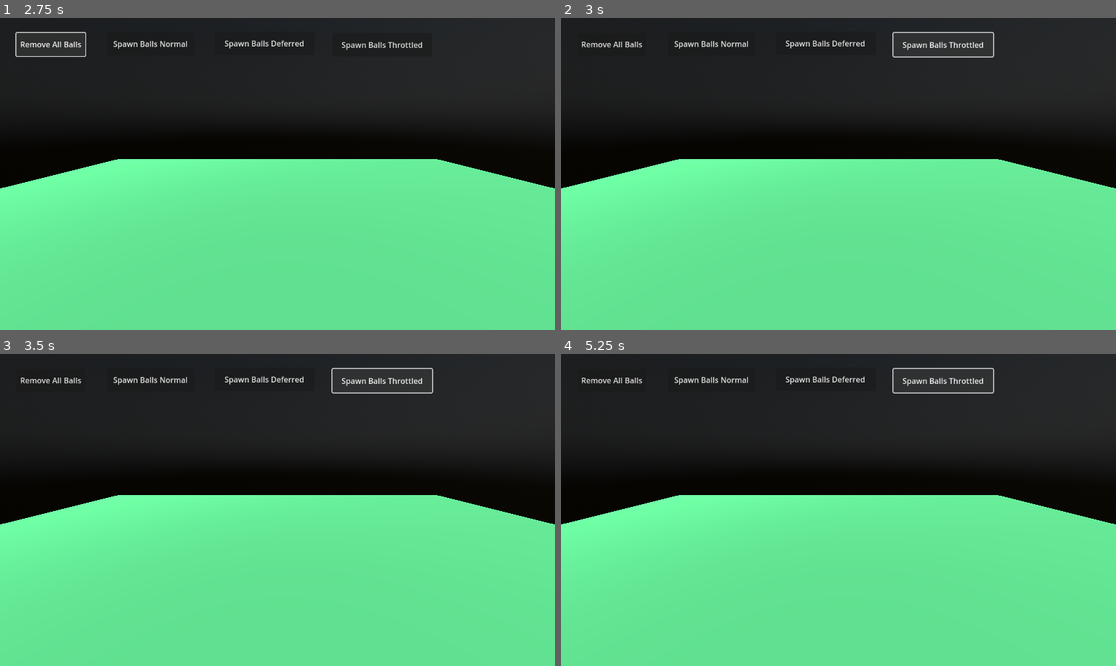
Above: before the commit, frames 1-4 (two rows, left to right).
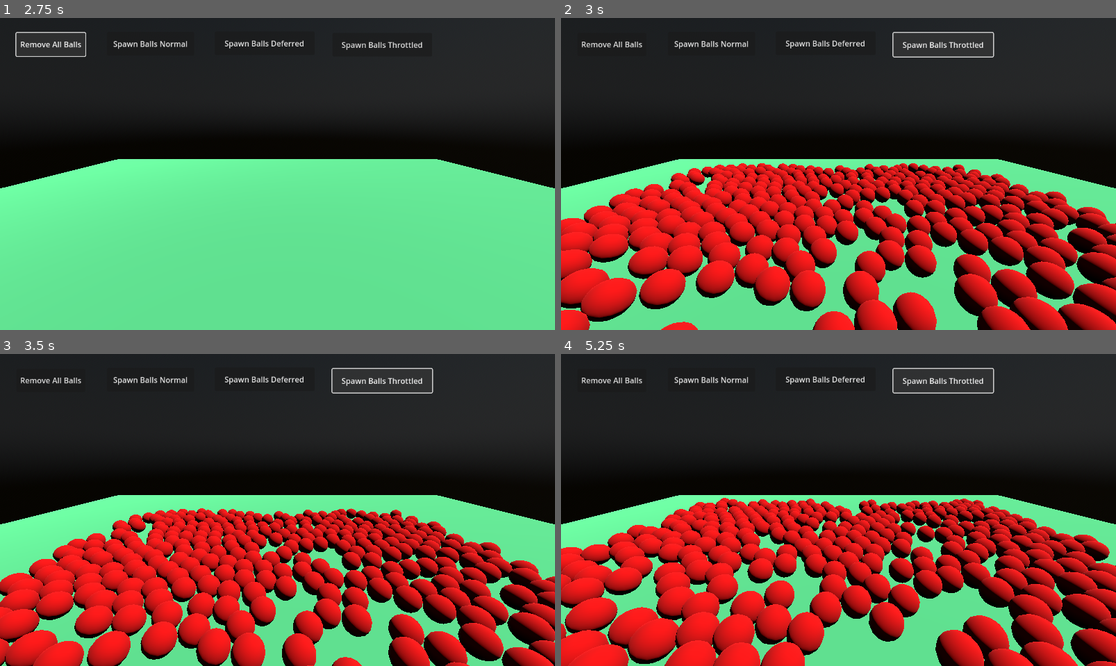
Above: after the commit, the same moments.

Repository: ImmersiveRPG/GodotCallThrottled
Game: Godot game, scene res://src/World/world.tscn
Same seed, same stepped clock (60 frames per second), same inputs: the game is played once before the commit and once after it.
Inputs:
- Up to frame 1 (2.75 s): click "Spawn Balls Normal" at 0.5 s; click "Spawn Balls Normal" at 1.25 s; click "Remove All Balls" at 2 s
- Up to frame 2 (3 s): click "Spawn Balls Throttled" at 2.75 s
- Up to frame 3 (3.5 s): no input
- Up to frame 4 (5.25 s): click "Spawn Balls Deferred" at 3.5 s; click "Remove All Balls" at 4.25 s; click "Spawn Balls Throttled" at 5 s

Frame 1 is identical in both runs. In frame 2, 39% of the frame differs, in the area x 0-100%, y 46-100%; in frame 3, 37%; in frame 4, 40%.

Commit message:
Removed process ticks from budget. Process may run zero or many times (after physics) using spare ticks.

Diff:
--- a/project/src/CustomSceneTree/custom_scene_tree.gd
+++ b/project/src/CustomSceneTree/custom_scene_tree.gd
@@ -6,12 +6,12 @@
 
 class_name CustomSceneTree
 
-
+const INT32_MAX := int(int(pow(2, 31)) - 1)
 var _throttler = null
 var _physics_process_start_ticks := 0
 var _physics_process_end_ticks := 0
-var _process_start_ticks := 0
-var _process_end_ticks := 0
+
+
 var _last_node_scene := preload("res://src/LastNode/LastNode.tscn")
 var _last_node = null
 
@@ -22,13 +22,10 @@
 	print("Main Loop Finalized")
 	pass
 
-func _process(_delta : float) -> bool:
-	_process_start_ticks = Time.get_ticks_msec()
-	return false
-
 func _physics_process(_delta : float) -> bool:
 	#OS.delay_msec(1000)
 	_physics_process_start_ticks = Time.get_ticks_msec()
+
 	#print("_physics_process_start_ticks: %s" % [_physics_process_start_ticks])
 
 	# The Throttler singleton may not be loaded yet, so we manually check for it here
@@ -56,17 +53,10 @@
 	#OS.delay_msec(1000)
 	return false
 
-func _process_done() -> void:
-	_process_end_ticks = Time.get_ticks_msec()
-	#print("_process_end_ticks: %s" % [_process_end_ticks])
-
 func _physics_process_done() -> void:
 	_physics_process_end_ticks = Time.get_ticks_msec()
-	#print("_physics_process_end_ticks: %s" % [_physics_process_end_ticks])
-	var used_physics_ticks := _physics_process_end_ticks - _physics_process_start_ticks
-	var used_process_ticks := _process_end_ticks - _process_start_ticks
-	#print("physics frame time: %s" % [used_physics_ticks])
+	var used_physics_ticks := clampi(_physics_process_end_ticks - _physics_process_start_ticks, 0, INT32_MAX)
 
 	# Run callables
 	if _throttler and _throttler._is_setup:
-		_throttler._run_callables(used_physics_ticks, used_process_ticks)
+		_throttler._run_callables(used_physics_ticks)
--- a/project/src/LastNode/LastNode.gd
+++ b/project/src/LastNode/LastNode.gd
@@ -5,10 +5,6 @@
 extends Node
 
 
-func _process(_delta : float) -> void:
-	var tree = self.get_tree() as CustomSceneTree
-	if tree:
-		tree._process_done()
 
 func _physics_process(_delta : float) -> void:
 	var tree = self.get_tree() as CustomSceneTree
--- a/project/src/Singletons/Throttler.gd
+++ b/project/src/Singletons/Throttler.gd
@@ -13,12 +13,12 @@
 var _frame_budget_threshold_msec := 0
 var _is_setup := false
 
-func _run_callables(used_physics_msec : float, used_process_msec : float) -> void:
+func _run_callables(used_physics_msec : float) -> void:
 	if not _is_setup:
 		push_error("Please run Throttler.start before calling")
 		return
 
-	var frame_budget_remaining_msec := clampi(_frame_budget_msec - (used_physics_msec + used_process_msec), 0, INT32_MAX)
+	var frame_budget_remaining_msec := clampi(_frame_budget_msec - used_physics_msec, 0, INT32_MAX)
 	var frame_budget_used_msec := 0
 	var is_working := true
 	var call_count := 0
@@ -53,7 +53,7 @@
 			is_working = false
 
 	if call_count > 0:
-		print("budget:%s, physics_used:%s, process_used:%s, throttle_used:%s, remaining:%s, calls:%s" % [_frame_budget_msec, used_physics_msec, used_process_msec, frame_budget_used_msec, frame_budget_remaining_msec, call_count])
+		print("budget:%s, physics_used:%s, throttle_used:%s, remaining:%s, calls:%s" % [_frame_budget_msec, used_physics_msec, frame_budget_used_msec, frame_budget_remaining_msec, call_count])
 
 func start(frame_budget_msec : int, frame_budget_threshold_msec : int) -> void:
 	_frame_budget_msec = frame_budget_msec
